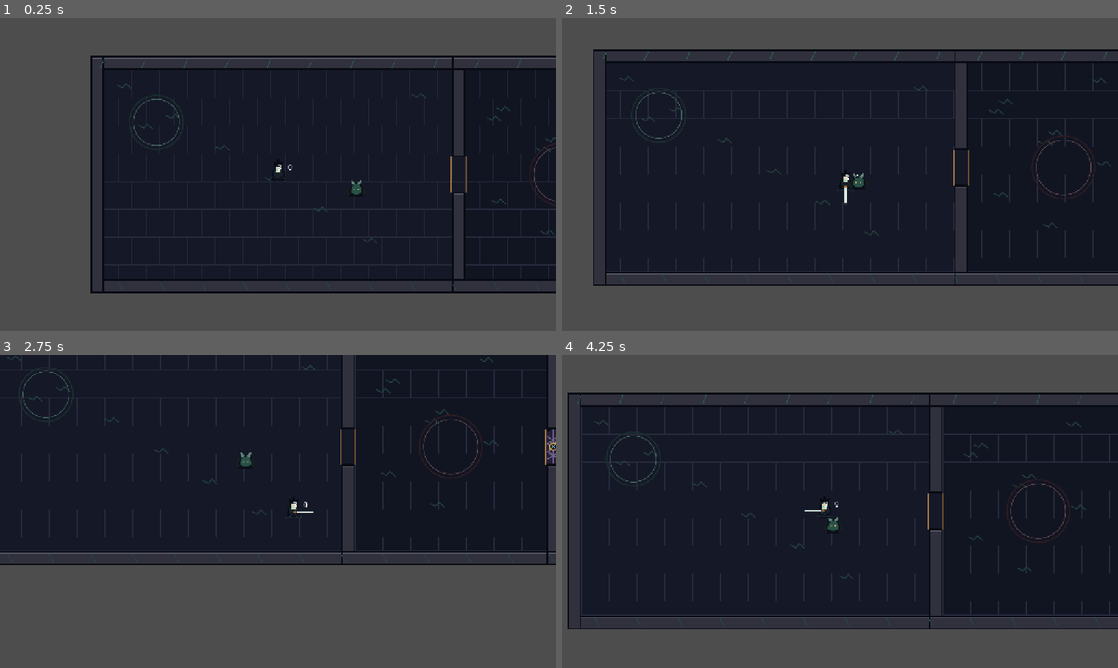
Above: before the commit, frames 1-4 (two rows, left to right).
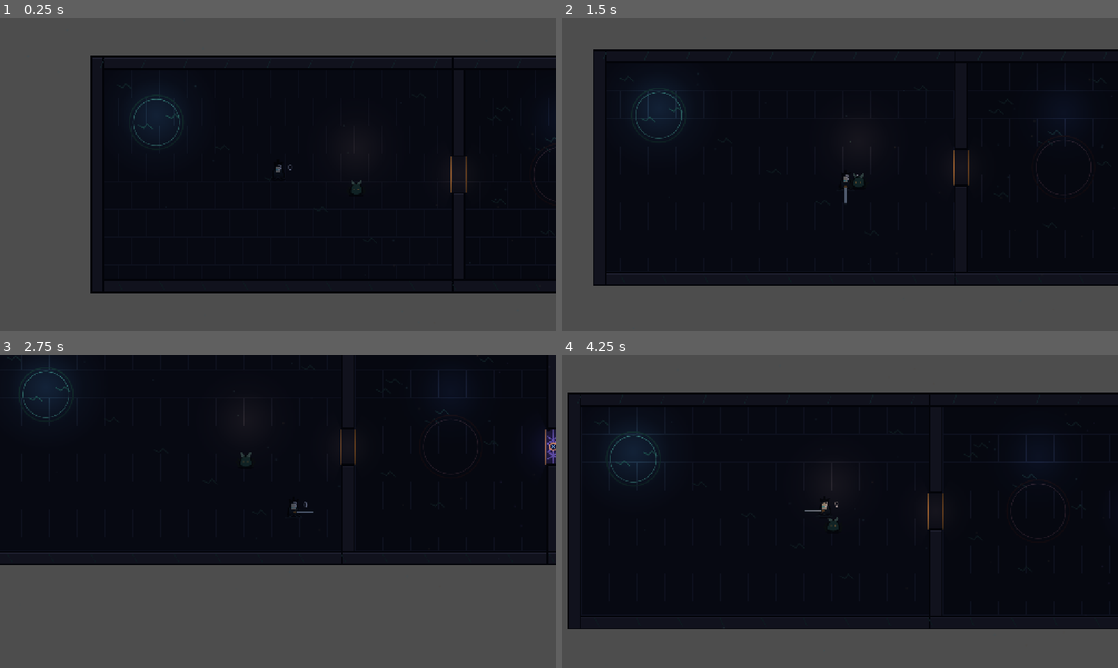
Above: after the commit, the same moments.

Repository: IAmdeGroot/software-factory
Game: Godot game, scene res://scenes/main.tscn
Same seed, same stepped clock (60 frames per second), same inputs: the game is played once before the commit and once after it.
Inputs:
- Up to frame 1 (0.25 s): no input
- Up to frame 2 (1.5 s): tap Enter at 0.5 s; hold Right (ui_right) 0.53-1.28 s; hold J 0.53-1.28 s; hold Down (ui_down) from 1.28 s (still down); tap J at 1.35 s
- Up to frame 3 (2.75 s): release Down (ui_down) at 2.03 s; hold Right (ui_right) from 2.03 s (still down); hold J from 2.03 s (still down)
- Up to frame 4 (4.25 s): release Right (ui_right) at 2.78 s; release J at 2.78 s; hold Up (ui_up) 2.78-3.53 s; tap J at 2.85 s; hold Left (ui_left) from 3.53 s (still down); hold J from 3.53 s (still down)

The runs differ from the first frame. In frame 1, 10% of the frame differs, in the area x 16-100%, y 12-88%; in frame 2, 11%; in frame 3, 7.7%; in frame 4, 12%, in the area x 1-100%, y 12-88%.

Commit message:
DUNGEON-016: add dramatic interior lighting
Add colored light pools, wall-cast shadows, pulsing sacred sources, ambient
darkness, and drifting illuminated motes without changing gameplay.

Co-authored-by: IAmdeGroot <IAmdeGroot@users.noreply.github.com>

Diff:
--- /dev/null
+++ b/examples/dark-dungeon/assets/visuals/soft_light.svg
@@ -0,0 +1,11 @@
+<svg xmlns="http://www.w3.org/2000/svg" width="256" height="256" viewBox="0 0 256 256">
+<defs>
+  <radialGradient id="light">
+    <stop offset="0" stop-color="#fff" stop-opacity="1"/>
+    <stop offset=".22" stop-color="#fff" stop-opacity=".72"/>
+    <stop offset=".58" stop-color="#fff" stop-opacity=".2"/>
+    <stop offset="1" stop-color="#fff" stop-opacity="0"/>
+  </radialGradient>
+</defs>
+<circle cx="128" cy="128" r="128" fill="url(#light)"/>
+</svg>
--- a/examples/dark-dungeon/scenes/main.tscn
+++ b/examples/dark-dungeon/scenes/main.tscn
@@ -8,6 +8,7 @@
 [ext_resource type="PackedScene" uid="uid://darkdungeonseal012" path="res://scenes/seal.tscn" id="6_seal"]
 [ext_resource type="PackedScene" uid="uid://darkdungeonwarden013" path="res://scenes/warden.tscn" id="7_warden"]
 [ext_resource type="Script" path="res://scripts/interior_detail.gd" id="8_interior_detail"]
+[ext_resource type="Script" path="res://scripts/interior_lighting.gd" id="9_interior_lighting"]
 
 [sub_resource type="RectangleShape2D" id="WallHorizontal"]
 size = Vector2(864, 32)
@@ -239,6 +240,9 @@
 [node name="InteriorDetail" type="Node2D" parent="."]
 script = ExtResource("8_interior_detail")
 
+[node name="InteriorLighting" type="Node2D" parent="."]
+script = ExtResource("9_interior_lighting")
+
 [node name="Player" parent="." instance=ExtResource("1_player")]
 position = Vector2(640, 360)
 
--- /dev/null
+++ b/examples/dark-dungeon/scripts/interior_lighting.gd
@@ -0,0 +1,107 @@
+extends Node2D
+
+## Authored light pools, wall occlusion, and quiet airborne motes.
+
+const LIGHT_TEXTURE := preload("res://assets/visuals/soft_light.svg")
+
+var pulsing_lights: Array[PointLight2D] = []
+var base_energy: Array[float] = []
+
+
+func _ready() -> void:
+	var ambient := CanvasModulate.new()
+	ambient.name = "DungeonAmbient"
+	ambient.color = Color("#596078")
+	add_child(ambient)
+
+	# Sacred teal, threshold gold, seal violet, and boss moonlight.
+	_add_light(Vector2(360, 224), Color("#78e5d0"), 1.15, 1.15, true)
+	_add_light(Vector2(820, 300), Color("#e2a15a"), 0.82, 0.95, false)
+	_add_light(Vector2(1056, 360), Color("#c88a4f"), 0.9, 0.72, false)
+	_add_light(Vector2(1292, 235), Color("#6e9fc2"), 0.72, 1.0, false)
+	_add_light(Vector2(1528, 360), Color("#9d76d6"), 1.15, 0.8, true)
+	_add_light(Vector2(1764, 295), Color("#7fc5c9"), 0.95, 1.35, true)
+
+	_add_wall_occluders()
+	_add_motes(Vector2(640, 360), Vector2(760, 390), Color("#8dded1", 0.32), 34)
+	_add_motes(Vector2(1292, 360), Vector2(390, 390), Color("#ddb06d", 0.25), 20)
+	_add_motes(Vector2(1764, 360), Vector2(390, 390), Color("#a98bd7", 0.3), 24)
+
+
+func _process(_delta: float) -> void:
+	var time := Time.get_ticks_msec() * 0.001
+	for i in pulsing_lights.size():
+		var drift := sin(time * (1.3 + i * 0.17) + i * 1.7) * 0.055
+		pulsing_lights[i].energy = base_energy[i] + drift
+
+
+func _add_light(
+	position_value: Vector2,
+	color_value: Color,
+	energy_value: float,
+	scale_value: float,
+	pulses: bool
+) -> void:
+	var light := PointLight2D.new()
+	light.position = position_value
+	light.texture = LIGHT_TEXTURE
+	light.texture_scale = scale_value
+	light.color = color_value
+	light.energy = energy_value
+	light.shadow_enabled = true
+	light.shadow_filter = PointLight2D.SHADOW_FILTER_PCF5
+	light.shadow_filter_smooth = 3.0
+	add_child(light)
+	if pulses:
+		pulsing_lights.append(light)
+		base_energy.append(energy_value)
+
+
+func _add_wall_occluders() -> void:
+	var walls := [
+		Rect2(208, 88, 864, 32), Rect2(208, 600, 864, 32),
+		Rect2(208, 88, 32, 544),
+		Rect2(1040, 88, 32, 232), Rect2(1040, 400, 32, 232),
+		Rect2(1040, 88, 504, 32), Rect2(1040, 600, 504, 32),
+		Rect2(1512, 88, 32, 232), Rect2(1512, 400, 32, 232),
+		Rect2(1512, 88, 504, 32), Rect2(1512, 600, 504, 32),
+		Rect2(1984, 88, 32, 544),
+	]
+	for wall_rect in walls:
+		var polygon := OccluderPolygon2D.new()
+		polygon.polygon = PackedVector2Array([
+			wall_rect.position,
+			Vector2(wall_rect.end.x, wall_rect.position.y),
+			wall_rect.end,
+			Vector2(wall_rect.position.x, wall_rect.end.y),
+		])
+		var occluder := LightOccluder2D.new()
+		occluder.occluder = polygon
+		add_child(occluder)
+
+
+func _add_motes(
+	position_value: Vector2,
+	extents: Vector2,
+	color_value: Color,
+	count: int
+) -> void:
+	var motes := CPUParticles2D.new()
+	motes.position = position_value
+	motes.amount = count
+	motes.lifetime = 6.0
+	motes.randomness = 0.8
+	motes.preprocess = 6.0
+	motes.texture = LIGHT_TEXTURE
+	motes.emission_shape = CPUParticles2D.EMISSION_SHAPE_RECTANGLE
+	motes.emission_rect_extents = extents
+	motes.direction = Vector2(0, -1)
+	motes.spread = 35.0
+	motes.gravity = Vector2(0, -1.8)
+	motes.initial_velocity_min = 1.0
+	motes.initial_velocity_max = 4.0
+	motes.scale_amount_min = 0.018
+	motes.scale_amount_max = 0.036
+	motes.color = color_value
+	motes.z_index = 12
+	add_child(motes)
Not shown: 1 places in examples/dark-dungeon/scenes/main.tscn that only renumber resources
Not shown, added: examples/dark-dungeon/scripts/interior_lighting.gd.uid
Not shown, changed: docs/work-graph/backlog.md
Not shown, changed: docs/work-graph/beads/DUNGEON-016.md
Not shown, changed: examples/dark-dungeon/README.md
Not shown, changed: examples/dark-dungeon/tests/test_visuals.py
